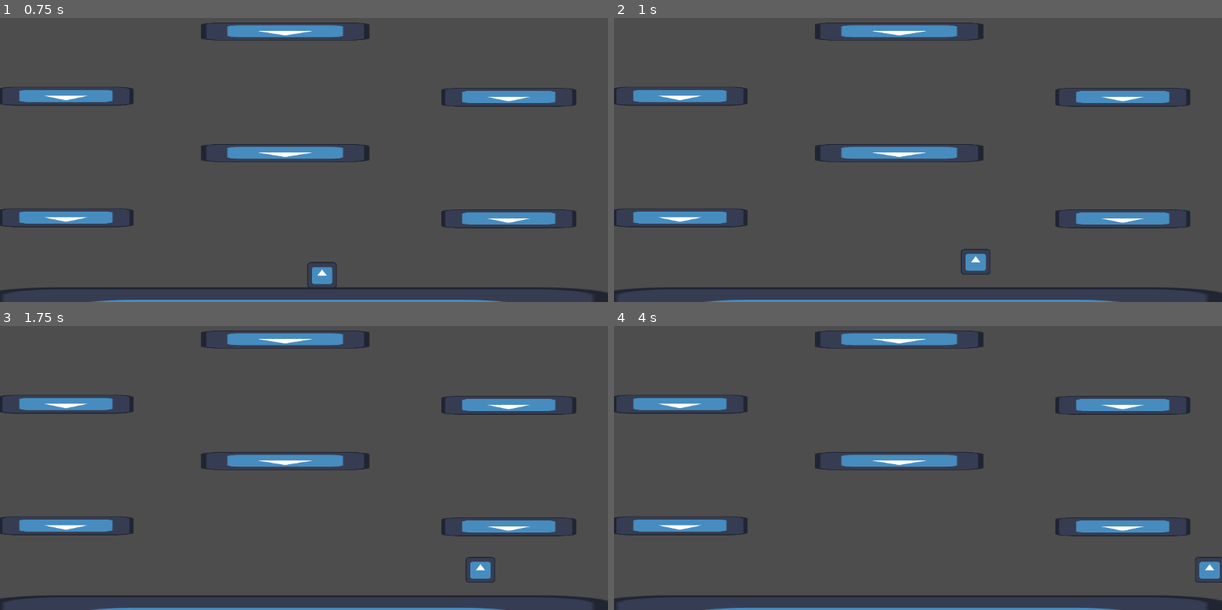
Above: before the commit, frames 1-4 (two rows, left to right).
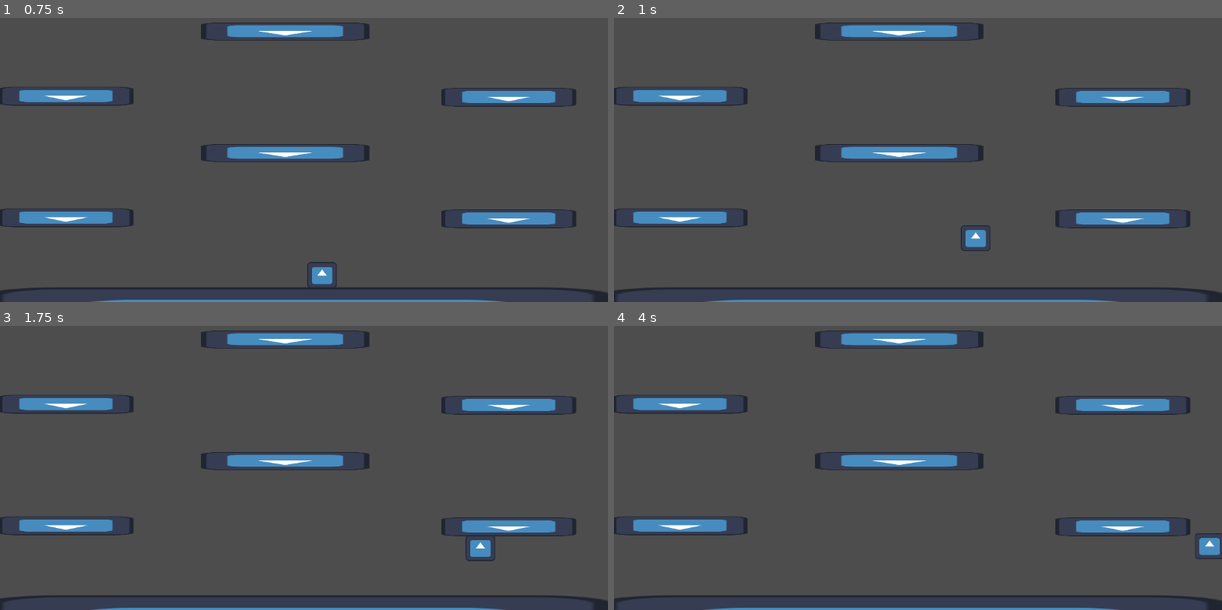
Above: after the commit, the same moments.

Repository: lautaromilo/ReproducirMovimientoGodot
Game: Godot game, scene res://mundo.tscn
Same seed, same stepped clock (60 frames per second), same inputs: the game is played once before the commit and once after it. The engine's default icon, where the game draws it, is replaced by a stand-in: a white triangle on a blue panel in a dark square.
Inputs:
- Up to frame 1 (0.75 s): tap Enter at 0.5 s; hold Right (ui_right) from 0.53 s (still down)
- Up to frame 2 (1 s): keep holding Right (ui_right); tap Up (ui_up) at 0.77 s
- Up to frame 3 (1.75 s): keep holding Right (ui_right); tap Up (ui_up) at 1.52 s
- Up to frame 4 (4 s): release Right (ui_right) at 2.03 s; hold Left (ui_left) 2.03-2.78 s; hold Right (ui_right) from 2.78 s (still down); tap Up (ui_up) at 3.02, 3.77 s

Frame 1 is identical in both runs. In frame 2, 0.5% of the frame differs, in the area x 57-62%, y 72-91%; in frame 3, 0.5%; in frame 4, 0.5%.

Commit message:
Ultimosalto

Diff:
--- a/personaje.gd
+++ b/personaje.gd
@@ -2,7 +2,7 @@
 
 const SPEED = 300.0
 const JUMP_VELOCITY = -1040.0
-const JUMP_2 = JUMP_VELOCITY * 0.3
+const JUMP_2 = JUMP_VELOCITY * 0.5
 var ensalto = false
 var saltos = 0
 
